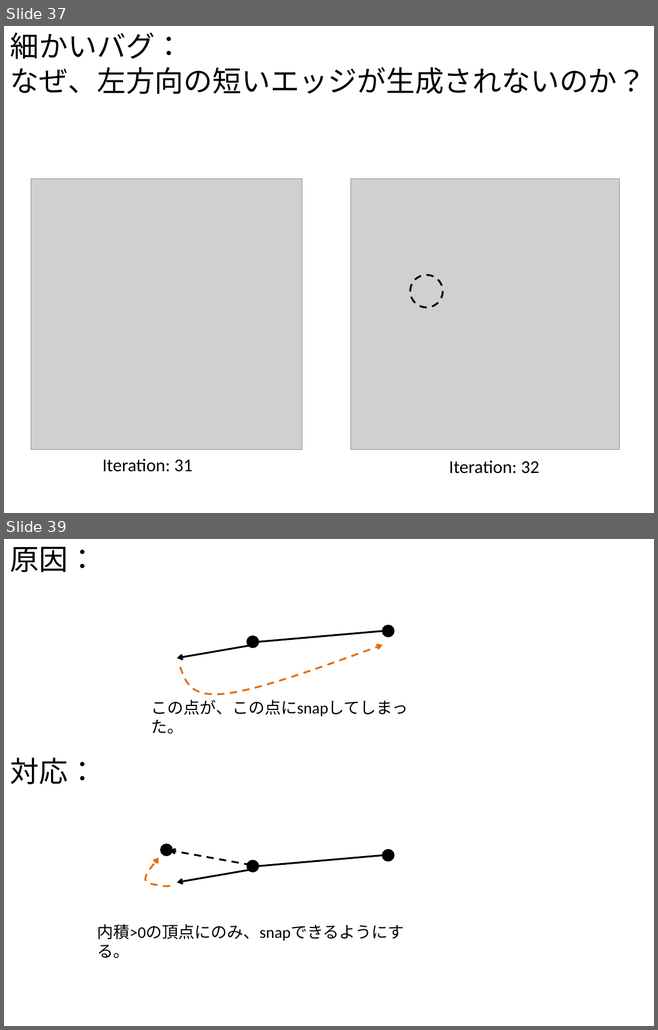
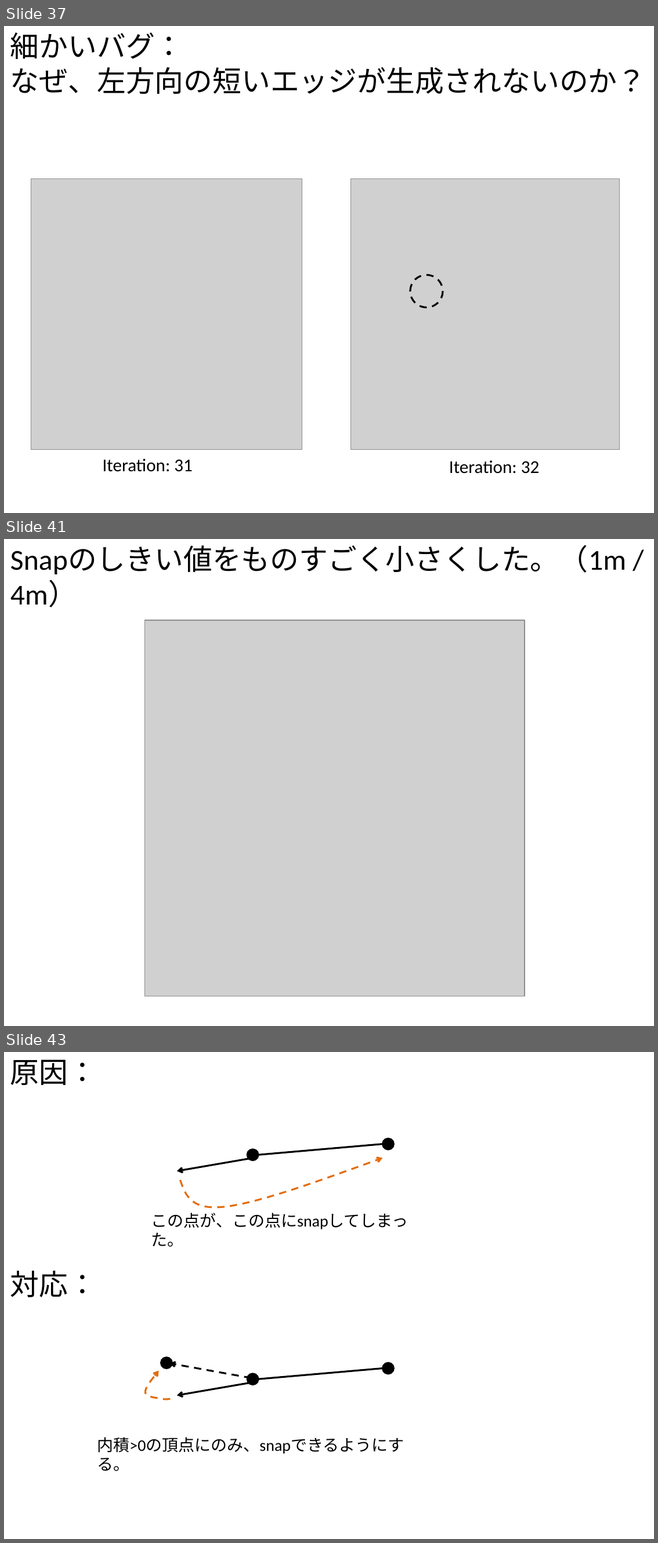
Before and after one commit to gnishida/RoadDesigner, a slide deck: RoadDesigner.pptx. Shown one above the other, each under a label of ours: slides 37 and 39 before the commit, slides 37, 41 and 43 after it; the slides between them are not shown. The pictures are 658x1030 and 658x1543 pixels, drawn with LibreOffice and Linux fonts; fonts in the diff are those of the drawing; grey boxes stand for pictures. Boxes give left, top, right and bottom in pixels: in the first picture for what was removed or moved away, otherwise in the second. Text is boxed around its words. In the diff, an @@ line names an element or a change of style, - is before the commit and + after.

```diff
--- a/RoadDesigner.pptx
+++ b/RoadDesigner.pptx
@@ slide 41 added at bbox=[4, 539, 654, 1026], background #FFFFFF @@
@@ text added at bbox=[10, 546, 626, 607], 32 pt, text #000000 @@
+Snapのしきい値をものすごく小さくした。（1m / 4m）
@@ picture added at bbox=[145, 620, 524, 996] @@
@@ what was slide 39 is now slide 43 @@
```
Also in this commit, not shown: 2 slides changed, 3 other slides added, 2 other files.
